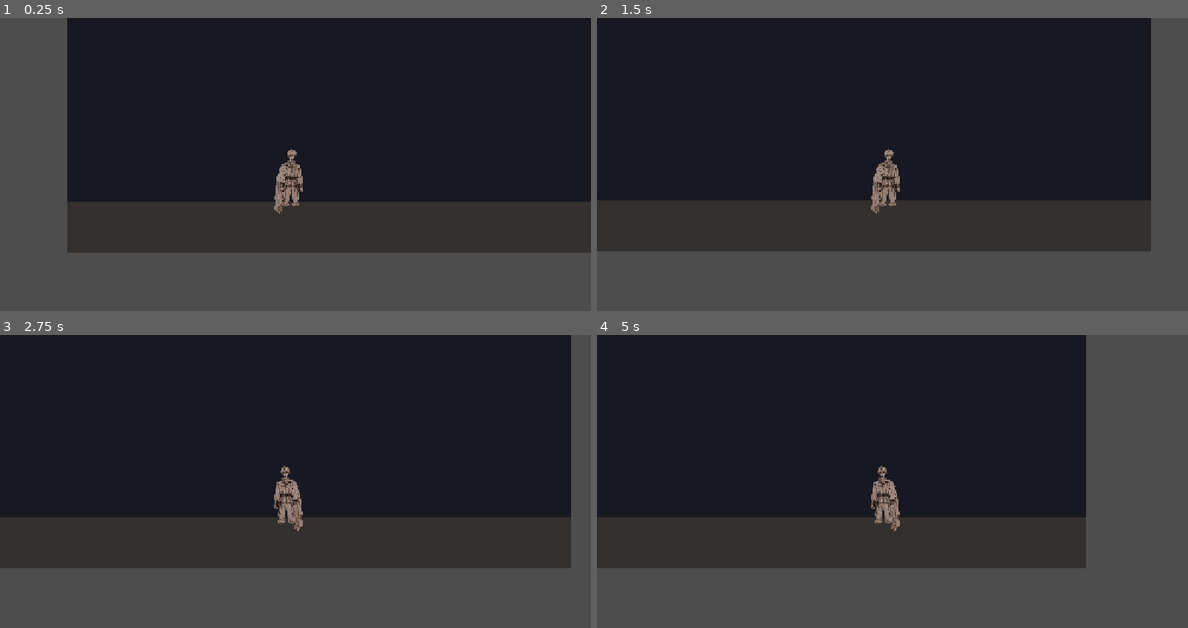
Above: before the commit, frames 1-4 (two rows, left to right).
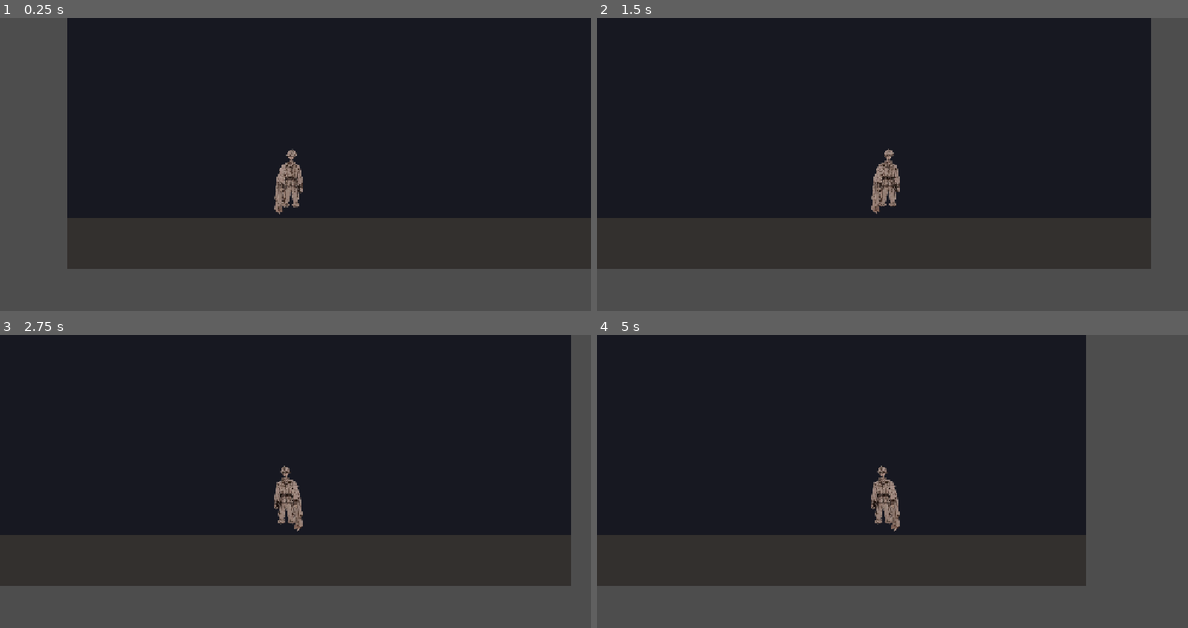
Above: after the commit, the same moments.

Repository: stas1212212/The-Hillbilly-s-Revenge
Game: Godot game, scene res://scenes/hero_visual_preview.tscn
Two runs of this game, one before a commit and one after it. Both use one fixed random seed, a clock stepped at 60 frames per second and the inputs below. This scene is started directly instead of the project's main scene.
Inputs (mouse positions are in pixels of both pictures, inside the frame that each line leads up to):
- Up to frame 1 (0.25 s): no input
- Up to frame 2 (1.5 s): tap Enter (ui_accept) at 0.5, 0.77 s; move the mouse to (1022, 167) at 0.52 s; hold Space 0.53-1.28 s; hold Right (ui_right) from 0.53 s (still down); click (1022, 167) at 0.67 s; move the mouse to (774, 199) at 1.27 s; tap Shift at 1.35 s
- Up to frame 3 (2.75 s): tap Enter (ui_accept) at 1.52 s; move the mouse to (354, 428) at 2.02 s; release Right (ui_right) at 2.03 s; hold Left (ui_left) from 2.03 s (still down); hold E from 2.03 s (still down)
- Up to frame 4 (5 s): move the mouse to (862, 566) at 2.77 s; release Left (ui_left) at 2.78 s; release E at 2.78 s; hold Right (ui_right) 2.78-4.28 s; tap J at 2.85 s; click (862, 566) at 2.92 s; tap Enter (ui_accept) at 3.02, 3.77, 4.52 s; move the mouse to (1069, 551) at 3.52 s; hold Space 3.53-4.28 s; move the mouse to (715, 452) at 4.27 s; hold Left (ui_left) from 4.28 s (still down); tap Shift at 4.35 s

The runs differ from the first frame. In frame 1, 9.9% of the frame differs, in the area x 11-100%, y 44-86%; in frame 2, 11%; in frame 3, 12%, in the area x 0-97%, y 62-86%; in frame 4, 9.9%.

Commit message:
Fix menu navigation and hero collision alignment

Diff:
--- a/scenes/hero_visual_preview.tscn
+++ b/scenes/hero_visual_preview.tscn
@@ -30,7 +30,7 @@
 shape = SubResource("RectangleShape2D_floor")
 
 [node name="Hero" type="CharacterBody2D" parent="." unique_id=1976686641]
-position = Vector2(480, 565)
+position = Vector2(480, 555)
 script = ExtResource("1")
 
 [node name="Sprite2D" type="Sprite2D" parent="Hero" unique_id=1007354855]
@@ -39,7 +39,7 @@
 texture = ExtResource("2")
 
 [node name="CollisionShape2D" type="CollisionShape2D" parent="Hero" unique_id=854131010]
-position = Vector2(5, -38)
+position = Vector2(0, 0)
 shape = SubResource("CapsuleShape2D_hero")
 
 [node name="Camera2D" type="Camera2D" parent="Hero" unique_id=247873788]
